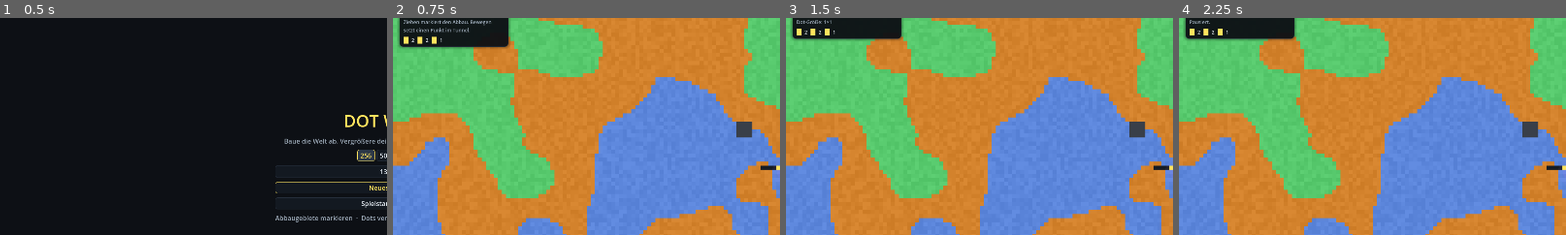
Above: before the commit, frames 1-4 (left to right).
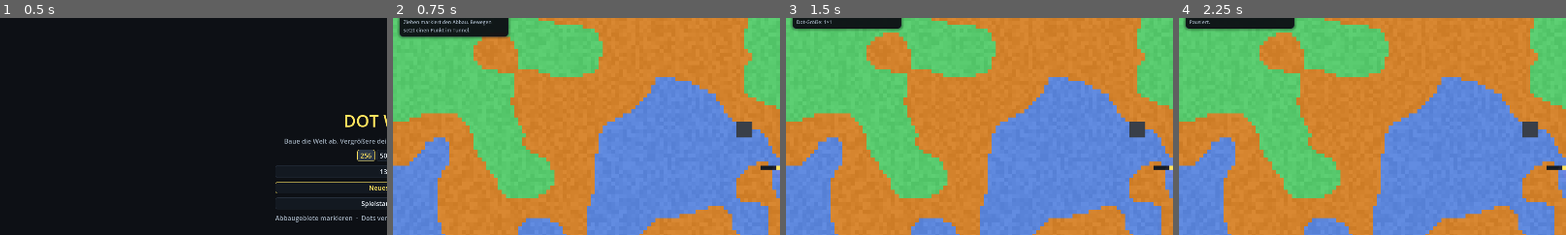
Above: after the commit, the same moments.

Repository: matthias007267/Dot-Wars
Game: Godot game, scene res://scenes/main.tscn
Two runs of this game, one before a commit and one after it. Both use one fixed random seed, a clock stepped at 60 frames per second and the inputs below.
Inputs:
- Up to frame 1 (0.5 s): no input
- Up to frame 2 (0.75 s): click "Neues Spiel" at 0.5 s
- Up to frame 3 (1.5 s): click "1×1" at 1.25 s
- Up to frame 4 (2.25 s): click "PAUSE" at 2 s
The pictures show only the part of the screen within x 0-50%, y 16-66%; the shares and areas given below are measured in that part.

Frame 1 is identical in both runs. In frame 2, 1.7% of the frame differs, in the area x 1-31%, y 7-15%; in frame 3, 1.6%; in frame 4, 1.6%.

Commit message:
feat: only yellow workers and cyan energy dots; reserve red for warriors

Diff:
--- a/src/ui/game_hud.gd
+++ b/src/ui/game_hud.gd
@@ -148,7 +148,6 @@
 	_pause_button.text = "WEITER" if clock.paused else "PAUSE"
 	_speed_button.text = "%d×" % clock.speed
 	_buy_worker_button.disabled = sim.upgrades.energy < Simulation.WORKER_COST
-	_refresh_swarm()
 
 	_refresh_selection()
 	_refresh_upgrades()
@@ -176,7 +175,6 @@
 
 	_message = _label(content, "Ziehen markiert den Abbau. Bewegen setzt einen Punkt im Tunnel.", 12, UiTheme.MUTED)
 	_message.autowrap_mode = TextServer.AUTOWRAP_WORD_SMART
-	_build_swarm(content)
 
 
 func _build_goals(layer: Control) -> void:
